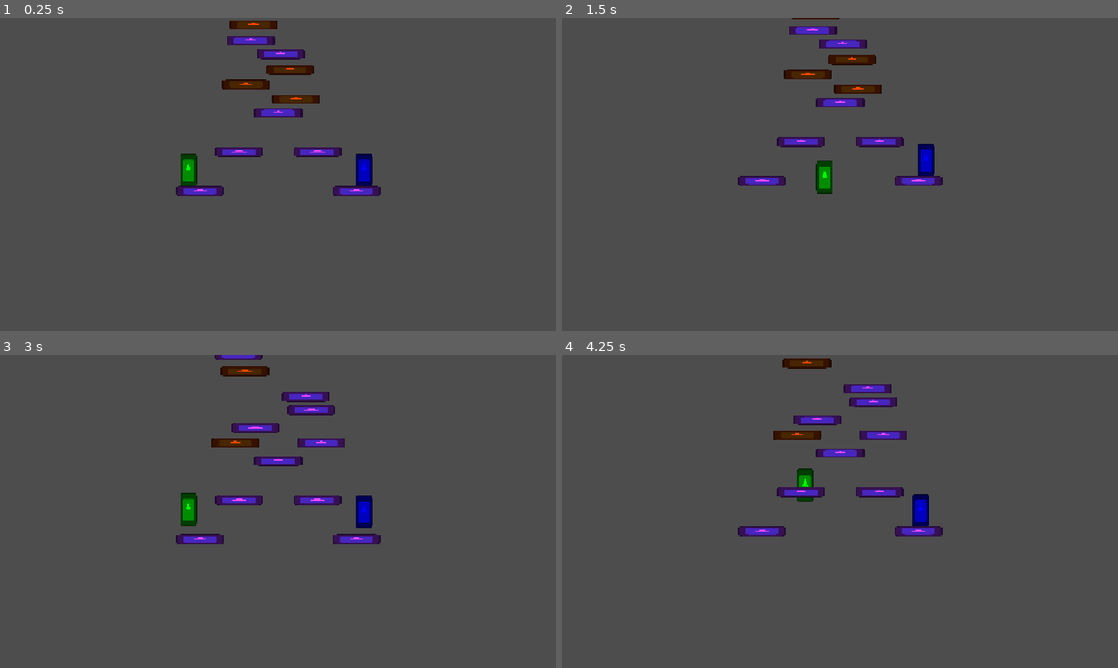
Above: before the commit, frames 1-4 (two rows, left to right).
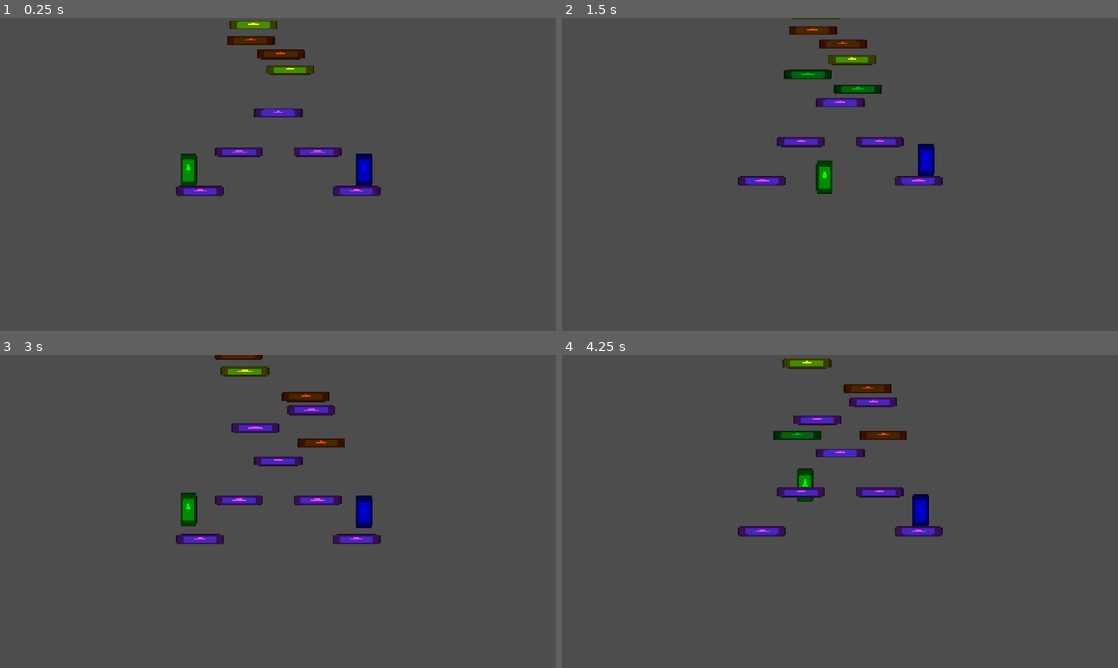
Above: after the commit, the same moments.

Repository: SUTD-Dev-n-Dice/CCG-2025
Game: Godot game, scene res://Scenes/Levels/Minigames/Platformer.tscn
The game is run twice, just before and just after one commit, with the same random seed, the same clock (stepped at 60 frames per second) and the same inputs. The engine's default icon, where the game draws it, is replaced by a stand-in: a white triangle on a blue panel in a dark square.
Inputs:
- Up to frame 1 (0.25 s): no input
- Up to frame 2 (1.5 s): hold D (right1) from 0.53 s (still down); tap Left (left2) at 0.6 s; tap W (up1) at 0.77 s; tap Right (right2) at 1.35 s
- Up to frame 3 (3 s): tap W (up1) at 1.52 s; release D (right1) at 2.03 s; hold A (left1) 2.03-2.75 s; tap Up (up2) at 2.1 s; click "Restart" at 2.75 s
- Up to frame 4 (4.25 s): hold D (right1) from 3.53 s (still down); tap Left (left2) at 3.6 s; tap W (up1) at 3.77 s

The runs differ from the first frame. In frame 1, 1.5% of the frame differs, in the area x 39-58%, y 0-28%; in frame 2, 1.3%; in frame 3, 1.2%; in frame 4, 1.0%.

Commit message:
Platformer: Added Basic Powerup, and Mystery and Phasing platforms

Diff:
--- a/Scenes/Levels/Minigames/Platformer.tscn
+++ b/Scenes/Levels/Minigames/Platformer.tscn
@@ -1,14 +1,16 @@
-[gd_scene load_steps=6 format=3 uid="uid://bggcj6k1dq1xk"]
+[gd_scene load_steps=8 format=3 uid="uid://bggcj6k1dq1xk"]
 
 [ext_resource type="Script" uid="uid://ca5owgkvbmvbo" path="res://Scripts/Levels/Minigames/platformer.gd" id="1_nngu6"]
 [ext_resource type="Script" uid="uid://b2nwa3nm13tyy" path="res://Scripts/Levels/Minigames/camera_2d.gd" id="2_no06q"]
 [ext_resource type="PackedScene" uid="uid://b57hn2eqj0vgl" path="res://Scenes/Objects/Platformer/Platforms/platform.tscn" id="2_sb3c7"]
 [ext_resource type="PackedScene" uid="uid://do1s2yydekb60" path="res://Scenes/Objects/Platformer/Platforms/crumbling.tscn" id="3_2pwja"]
 [ext_resource type="PackedScene" uid="uid://b8ofgpw3k131m" path="res://Scenes/Objects/Platformer/player.tscn" id="3_d1y02"]
+[ext_resource type="PackedScene" uid="uid://87dp1wpph747" path="res://Scenes/Objects/Platformer/Platforms/phasing.tscn" id="4_4vubk"]
+[ext_resource type="PackedScene" uid="uid://b2rcrcsty67fj" path="res://Scenes/Objects/Platformer/Platforms/mystery.tscn" id="5_8mlde"]
 
 [node name="Platformer" type="Node2D"]
 script = ExtResource("1_nngu6")
-platform_nodes = Array[PackedScene]([ExtResource("2_sb3c7"), ExtResource("3_2pwja")])
+platform_nodes = Array[PackedScene]([ExtResource("2_sb3c7"), ExtResource("5_8mlde"), ExtResource("3_2pwja"), ExtResource("4_4vubk")])
 
 [node name="Camera2D" type="Camera2D" parent="." node_paths=PackedStringArray("player_1", "player_2")]
 zoom = Vector2(0.6, 0.6)
@@ -40,6 +42,8 @@
 position = Vector2(150, 150)
 
 [node name="Node2D5" parent="Platforms" instance=ExtResource("2_sb3c7")]
+
+[node name="Powers" type="Node2D" parent="."]
 
 [node name="CanvasLayer" type="CanvasLayer" parent="."]
 
--- a/Scenes/Objects/Platformer/Platforms/crumbling.tscn
+++ b/Scenes/Objects/Platformer/Platforms/crumbling.tscn
@@ -5,6 +5,33 @@
 
 [sub_resource type="RectangleShape2D" id="RectangleShape2D_ug1ed"]
 size = Vector2(185, 37)
+
+[sub_resource type="Animation" id="Animation_ug1ed"]
+length = 0.001
+tracks/0/type = "value"
+tracks/0/imported = false
+tracks/0/enabled = true
+tracks/0/path = NodePath("Icon:position")
+tracks/0/interp = 1
+tracks/0/loop_wrap = true
+tracks/0/keys = {
+"times": PackedFloat32Array(0),
+"transitions": PackedFloat32Array(1),
+"update": 0,
+"values": [Vector2(7.62939e-06, 0.374995)]
+}
+tracks/1/type = "value"
+tracks/1/imported = false
+tracks/1/enabled = true
+tracks/1/path = NodePath("Icon:modulate")
+tracks/1/interp = 1
+tracks/1/loop_wrap = true
+tracks/1/keys = {
+"times": PackedFloat32Array(0),
+"transitions": PackedFloat32Array(1),
+"update": 0,
+"values": [Color(1, 0.27451, 0, 1)]
+}
 
 [sub_resource type="Animation" id="Animation_3y4jr"]
 resource_name = "crumble"
@@ -33,33 +60,6 @@
 "transitions": PackedFloat32Array(1, 1, 1),
 "update": 0,
 "values": [Color(1, 0.27451, 0, 1), Color(1, 0.27451, 0, 1), Color(1, 0.27451, 0, 0)]
-}
-
-[sub_resource type="Animation" id="Animation_ug1ed"]
-length = 0.001
-tracks/0/type = "value"
-tracks/0/imported = false
-tracks/0/enabled = true
-tracks/0/path = NodePath("Icon:position")
-tracks/0/interp = 1
-tracks/0/loop_wrap = true
-tracks/0/keys = {
-"times": PackedFloat32Array(0),
-"transitions": PackedFloat32Array(1),
-"update": 0,
-"values": [Vector2(7.62939e-06, 0.374995)]
-}
-tracks/1/type = "value"
-tracks/1/imported = false
-tracks/1/enabled = true
-tracks/1/path = NodePath("Icon:modulate")
-tracks/1/interp = 1
-tracks/1/loop_wrap = true
-tracks/1/keys = {
-"times": PackedFloat32Array(0),
-"transitions": PackedFloat32Array(1),
-"update": 0,
-"values": [Color(1, 0.27451, 0, 1)]
 }
 
 [sub_resource type="Animation" id="Animation_xdlhd"]
--- a/Scenes/Objects/Platformer/Platforms/mystery.tscn
+++ b/Scenes/Objects/Platformer/Platforms/mystery.tscn
@@ -1,12 +1,43 @@
-[gd_scene load_steps=3 format=3 uid="uid://b2rcrcsty67fj"]
+[gd_scene load_steps=8 format=3 uid="uid://b2rcrcsty67fj"]
 
 [ext_resource type="Script" uid="uid://d27op2dblikrk" path="res://Scripts/Objects/Platformer/Platforms/mystery.gd" id="1_a7py5"]
+[ext_resource type="Script" uid="uid://b1m1pgbqj6lo4" path="res://Scripts/Resources/Platformer/power.gd" id="2_ps43q"]
+[ext_resource type="Texture2D" uid="uid://dvg3baum031v0" path="res://icon.svg" id="2_w0q8c"]
+[ext_resource type="Script" uid="uid://cqswjimsgu54t" path="res://Scripts/Resources/Platformer/PowerUps/jump_boost.gd" id="3_a3wax"]
 
-[sub_resource type="RectangleShape2D" id="RectangleShape2D_a7py5"]
-size = Vector2(119, 20)
+[sub_resource type="Resource" id="Resource_ognvl"]
+script = ExtResource("3_a3wax")
+metadata/_custom_type_script = "uid://cqswjimsgu54t"
+
+[sub_resource type="RectangleShape2D" id="RectangleShape2D_g4dom"]
+size = Vector2(185, 37)
+
+[sub_resource type="RectangleShape2D" id="RectangleShape2D_ps43q"]
+size = Vector2(185, 3)
 
 [node name="Mystery" type="StaticBody2D"]
 script = ExtResource("1_a7py5")
+powers = Array[ExtResource("2_ps43q")]([SubResource("Resource_ognvl")])
 
 [node name="CollisionShape2D" type="CollisionShape2D" parent="."]
-shape = SubResource("RectangleShape2D_a7py5")
+unique_name_in_owner = true
+shape = SubResource("RectangleShape2D_g4dom")
+one_way_collision = true
+
+[node name="Icon" type="Sprite2D" parent="."]
+modulate = Color(1, 1, 0, 1)
+position = Vector2(7.62939e-06, 0.374995)
+scale = Vector2(1.4375, 0.287109)
+texture = ExtResource("2_w0q8c")
+
+[node name="Area2D" type="Area2D" parent="."]
+collision_layer = 0
+collision_mask = 2
+monitorable = false
+
+[node name="CollisionShape2D" type="CollisionShape2D" parent="Area2D"]
+position = Vector2(0, -18.5)
+shape = SubResource("RectangleShape2D_ps43q")
+
+[connection signal="body_entered" from="Area2D" to="." method="_on_area_2d_body_entered"]
+[connection signal="body_exited" from="Area2D" to="." method="_on_area_2d_body_exited"]
--- a/Scenes/Objects/Platformer/Platforms/phasing.tscn
+++ b/Scenes/Objects/Platformer/Platforms/phasing.tscn
@@ -1,9 +1,10 @@
-[gd_scene load_steps=3 format=3 uid="uid://87dp1wpph747"]
+[gd_scene load_steps=4 format=3 uid="uid://87dp1wpph747"]
 
 [ext_resource type="Script" uid="uid://cbwlk1ld5vfak" path="res://Scripts/Objects/Platformer/Platforms/phasing.gd" id="1_mk2ct"]
+[ext_resource type="Texture2D" uid="uid://dvg3baum031v0" path="res://icon.svg" id="2_s2ryf"]
 
-[sub_resource type="RectangleShape2D" id="RectangleShape2D_s2ryf"]
-size = Vector2(144, 20)
+[sub_resource type="RectangleShape2D" id="RectangleShape2D_rc7pu"]
+size = Vector2(185, 37)
 
 [node name="Phasing" type="StaticBody2D"]
 collision_layer = 4
@@ -11,4 +12,12 @@
 script = ExtResource("1_mk2ct")
 
 [node name="CollisionShape2D" type="CollisionShape2D" parent="."]
-shape = SubResource("RectangleShape2D_s2ryf")
+unique_name_in_owner = true
+shape = SubResource("RectangleShape2D_rc7pu")
+one_way_collision = true
+
+[node name="Icon" type="Sprite2D" parent="."]
+modulate = Color(0, 0.696685, 0.07442, 1)
+position = Vector2(7.62939e-06, 0.374995)
+scale = Vector2(1.4375, 0.287109)
+texture = ExtResource("2_s2ryf")
--- a/Scripts/Objects/Platformer/Platforms/crumbling.gd
+++ b/Scripts/Objects/Platformer/Platforms/crumbling.gd
@@ -18,6 +18,7 @@
 	$AnimationPlayer.play("spawn")
 	await get_tree().create_timer(1.0).timeout
 	%CollisionShape2D.disabled = false
+	is_crumbling = false
 
 
 func _on_area_2d_body_entered(body: Node2D) -> void:
--- a/Scripts/Objects/Platformer/Platforms/mystery.gd
+++ b/Scripts/Objects/Platformer/Platforms/mystery.gd
@@ -1 +1,30 @@
 extends Platform
+
+var players_in_range:Array[PlatformerPlayer]
+
+var power_node = preload("res://Scenes/Objects/Platformer/Powers/power.tscn")
+
+@export var powers:Array[PowerResource]
+
+func _physics_process(delta: float) -> void:
+	for player in players_in_range:
+		if player.dir.y >= 0 and player.global_position.y < global_position.y:
+			players_in_range.erase(player)
+			spawn_power()
+
+func spawn_power() -> void:
+	var p:Power = power_node.instantiate()
+	p.power = powers.pick_random().duplicate()
+	add_child(p)
+	p.position = Vector2(0,100)
+
+
+func _on_area_2d_body_entered(body: Node2D) -> void:
+	if body is PlatformerPlayer:
+		players_in_range.append(body)
+
+
+func _on_area_2d_body_exited(body: Node2D) -> void:
+	if body is PlatformerPlayer:
+		if body in players_in_range:
+			players_in_range.erase(body)
--- a/Scripts/Objects/Platformer/Platforms/phasing.gd
+++ b/Scripts/Objects/Platformer/Platforms/phasing.gd
@@ -1 +1,16 @@
 extends Platform
+
+const alpha_active: float = 0.3
+
+var time:float = 0
+
+func _physics_process(delta: float) -> void:
+	time += delta
+	var x:float = sin(time) * sin(time)
+
+	if x > alpha_active:
+		%CollisionShape2D.disabled = false
+		modulate.a = x
+	else:
+		%CollisionShape2D.disabled = true
+		modulate.a = 0
--- a/Scripts/Objects/Platformer/Powers/power.gd
+++ b/Scripts/Objects/Platformer/Powers/power.gd
@@ -1,15 +1,18 @@
 class_name Power
 extends Node2D
 
+var wave_speed:float = 2.0
 var dir: Vector2 = Vector2(0,1)
 @export var speed:int = 200
 var time:float = 0
+
+var power:PowerResource
 
 func _ready() -> void:
 	pass
 
 func _process(delta: float) -> void:
-	time += delta
+	time += delta * wave_speed
 	dir.x = sin(time)
 	global_position += dir * speed * delta
 
@@ -19,5 +22,7 @@
 
 
 func _on_area_2d_body_entered(body: Node2D) -> void:
-	#if body is Player_Platformer:
-		body.powerup()
+	if body is PlatformerPlayer:
+		print(power)
+		body.powerup(power)
+		queue_free()
--- a/Scripts/Objects/Platformer/player.gd
+++ b/Scripts/Objects/Platformer/player.gd
@@ -3,6 +3,7 @@
 
 @export var player_1:bool = true
 
+## Adjustable Constants
 const base_speed:int = 300
 const buffer_time:float = 0.3
 const max_jump_duration:float = 0.2
@@ -12,9 +13,14 @@
 const jump_power:int = 650
 const gravity:int = 2400
 
+## Powerup Variables
+var jump_mult:float = 1.0
+
+## Movement Variables
 var dir: Vector2 = Vector2.ZERO
 var speed:float = 0
 
+## Jump Variables
 var jump_buffer:float = 0
 var jump_time:float = 0
 var jumping:bool = false
@@ -51,11 +57,7 @@
 			jump_number += 1
 
 	if jumping and jump_buffer > 0:
-		dir.y = - jump_power * (max_jump_duration - jump_time/jump_duration_fading)/max_jump_duration
-		jump_time += delta
-		if jump_time > max_jump_duration:
-			jumping = false
-			jump_buffer = 0
+		jump(delta)
 	else:
 		jump_time = 0
 
@@ -72,5 +74,15 @@
 		time_in_air += delta
 
 
+func jump(delta: float):
+	dir.y = - jump_mult * jump_power * (max_jump_duration - jump_time/jump_duration_fading)/max_jump_duration
+	jump_time += delta
+	if jump_time > max_jump_duration:
+		jumping = false
+		jump_buffer = 0
+
 func _on_visible_on_screen_notifier_2d_screen_exited() -> void:
 	die.emit()
+
+func powerup(powerup:PowerResource):
+	powerup.effect(self)
--- /dev/null
+++ b/Scripts/Resources/Platformer/PowerUps/jump_boost.gd
@@ -0,0 +1,6 @@
+class_name PowerResourceJumpBoost
+extends PowerResource
+
+func effect(p:PlatformerPlayer) -> void:
+	player = p
+	player.jump_mult = 1.5
--- /dev/null
+++ b/Scripts/Resources/Platformer/power.gd
@@ -0,0 +1,8 @@
+class_name PowerResource
+extends Resource
+
+var player:PlatformerPlayer
+
+func effect(p:PlatformerPlayer) -> void:
+	player = p
+	push_error("Effect has not been established")
Not shown, added: Scripts/Resources/Platformer/PowerUps/jump_boost.gd.uid
Not shown, added: Scripts/Resources/Platformer/power.gd.uid
